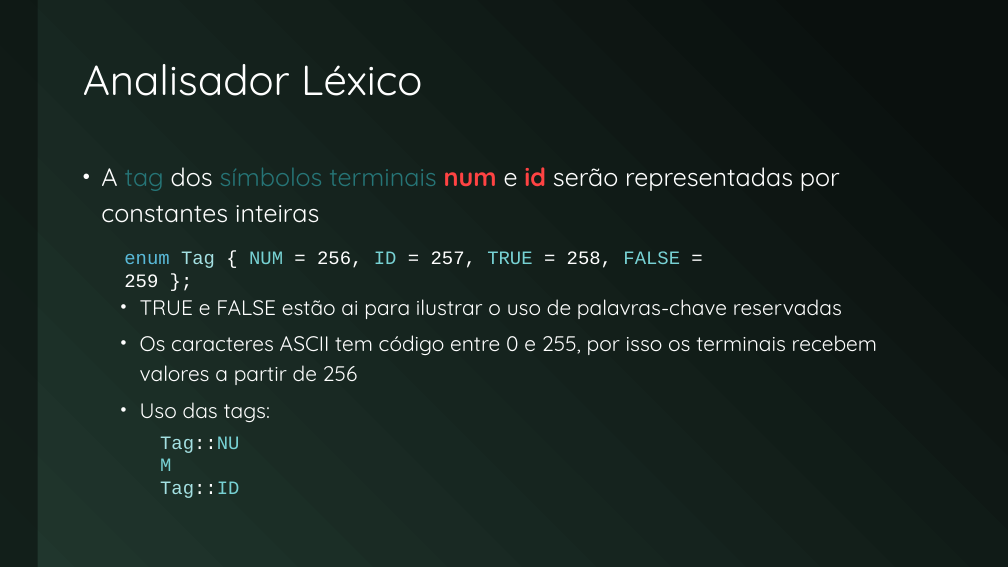
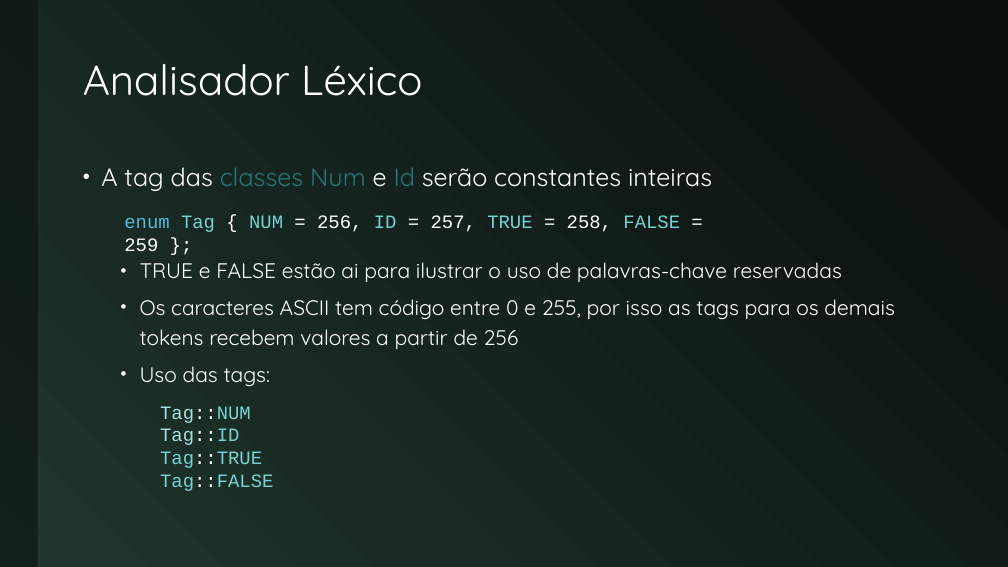
Before and after one commit to JudsonSS/Compiladores, a slide deck: slide 21 of Slides/06. Análise Léxica.pptx. Drawn at 1008x567 pixels with LibreOffice and Linux fonts; fonts in the diff are those of the drawing. Boxes give left, top, right and bottom in pixels: in the first picture for what was removed or moved away, otherwise in the second. Text is boxed around its words. In the diff, an @@ line names an element or a change of style, - is before the commit and + after.

```diff
--- a/Slides/06. Análise Léxica.pptx
+++ b/Slides/06. Análise Léxica.pptx
@@ text at [101, 167, 712, 191]: text changed @@
-• A tag dos símbolos terminais num e id serão representadas por constantes inteiras
+• A tag das classes Num e Id serão constantes inteiras
@@ text "enum Tag { NUM = ...": place and size @@
-text "enum Tag { NUM = ..." at [124, 251, 680, 268]
+text "enum Tag { NUM = ..." at [124, 215, 680, 232]
@@ text "enum Tag { NUM = ..." at [124, 215, 680, 232]: text colour #A4E0E2 to #77D1D3 in "Tag" @@
@@ text at [140, 299, 895, 349]: text changed @@
-  • Os caracteres ASCII tem código entre 0 e 255, por isso os terminais recebem valores a partir de 256
+  • Os caracteres ASCII tem código entre 0 e 255, por isso as tags para os demais tokens recebem valores a partir de 256
@@ text "Tag::NUM": place and size @@
-text "Tag::NUM" at [160, 436, 239, 498]
+text "Tag::NUM" at [160, 406, 273, 491]
@@ text at [160, 451, 273, 491]: paragraphs added @@
+Tag::TRUE
+Tag::FALSE
```
Also in this commit, not shown: 14 other slides changed, 2 other files.
